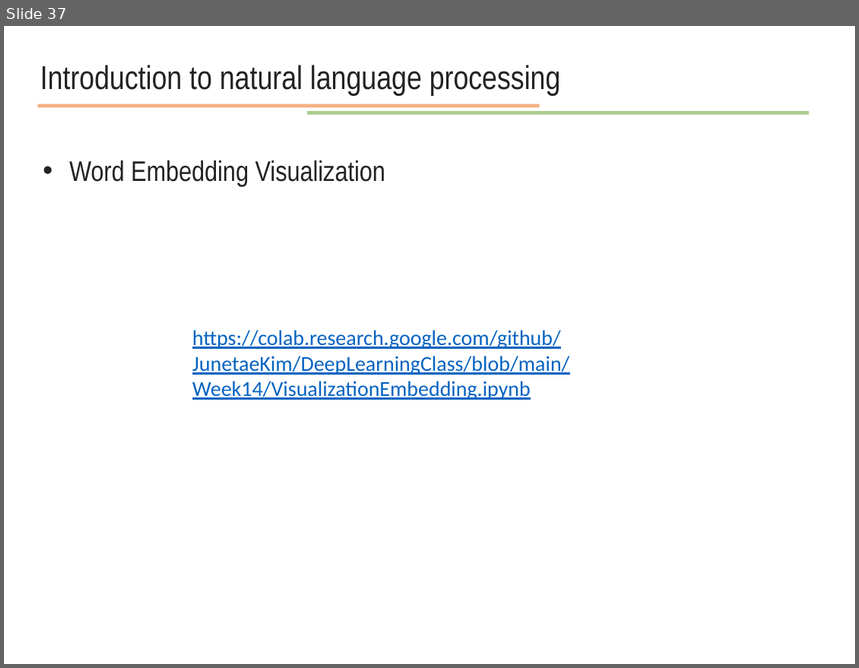
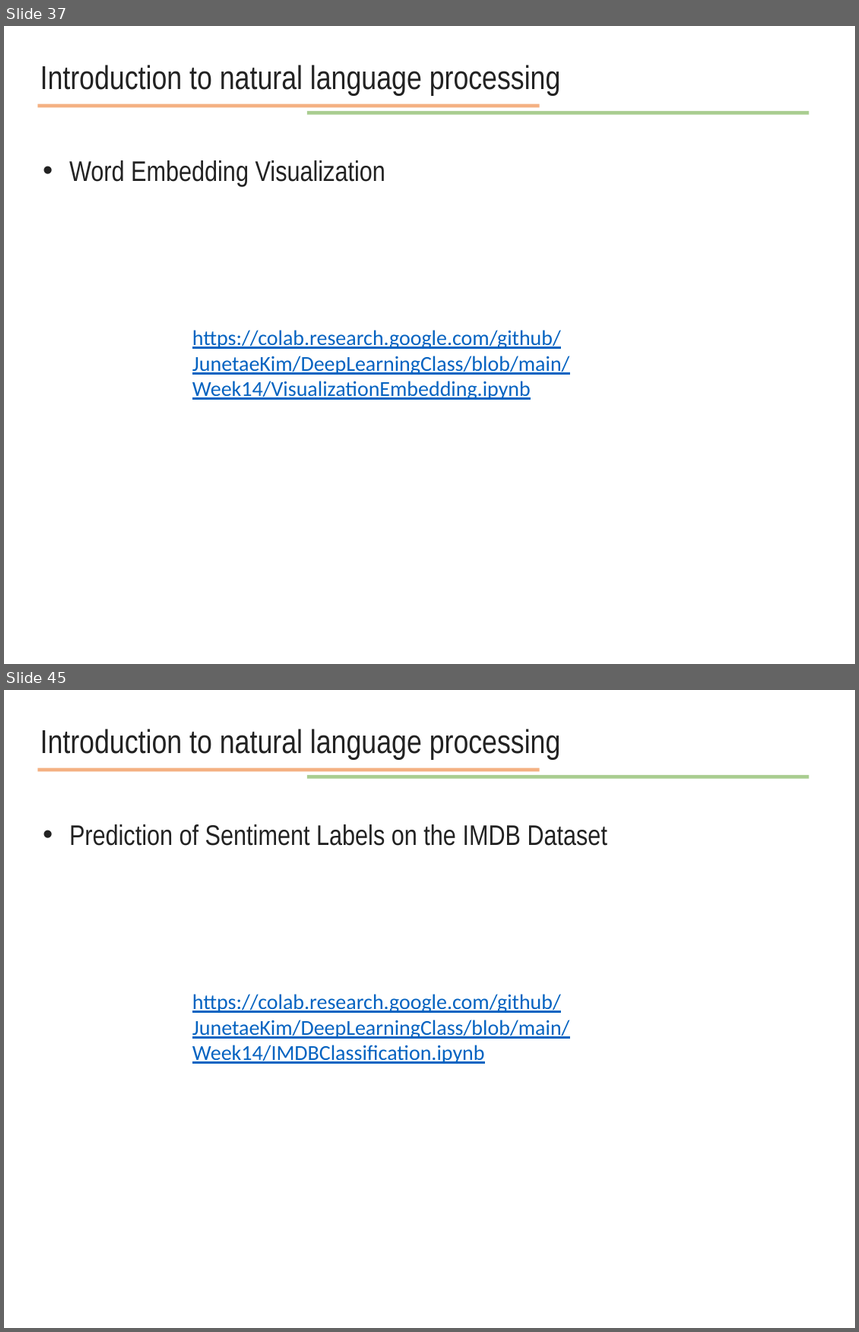
Before and after one commit to JunetaeKim/DeepLearningClass, a slide deck: Week14/week14 natural language processing.pptx. Shown one above the other, each under a label of ours: slide 37 before the commit, slides 37 and 45 after it; the slides between them are not shown. The pictures are 859x668 and 859x1332 pixels, drawn with LibreOffice and Linux fonts; fonts in the diff are those of the drawing. Boxes give left, top, right and bottom in pixels: in the first picture for what was removed or moved away, otherwise in the second. Text is boxed around its words. In the diff, an @@ line names an element or a change of style, - is before the commit and + after.

```diff
--- a/Week14/week14 natural language processing.pptx
+++ b/Week14/week14 natural language processing.pptx
@@ slide 45 added at box(4, 690, 855, 1328), background #FFFFFF @@
@@ text added at box(40, 729, 561, 760), 28 pt, text #222222 @@
+Introduction to natural language processing
@@ line added from (38, 770) to (539, 770), #ED7D31 3 pt @@
@@ line added from (307, 777) to (810, 777), #70AD47 3 pt @@
@@ text added at box(69, 825, 608, 846), 24 pt, text #222222 @@
+• Prediction of Sentiment Labels on the IMDB Dataset
@@ text added at box(192, 994, 570, 1064), 18 pt, text #0563C1, underline @@
+https://colab.research.google.com/github/JunetaeKim/DeepLearningClass/blob/main/Week14/IMDBClassification.ipynb
```
Also in this commit, not shown: 7 other slides added, 1 other file.
